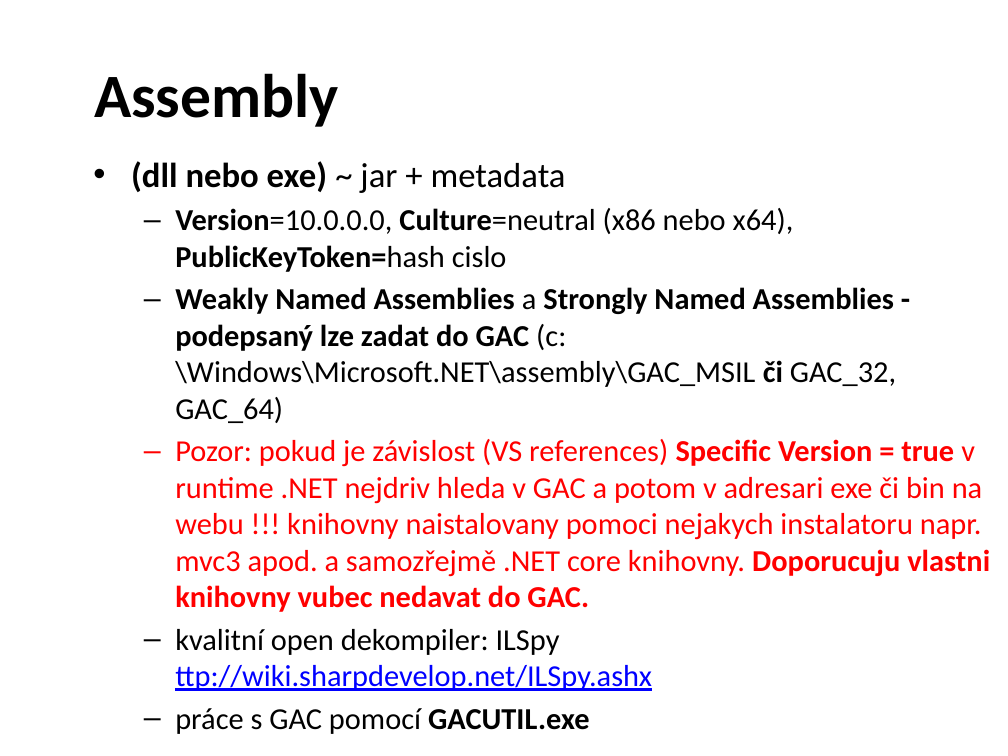
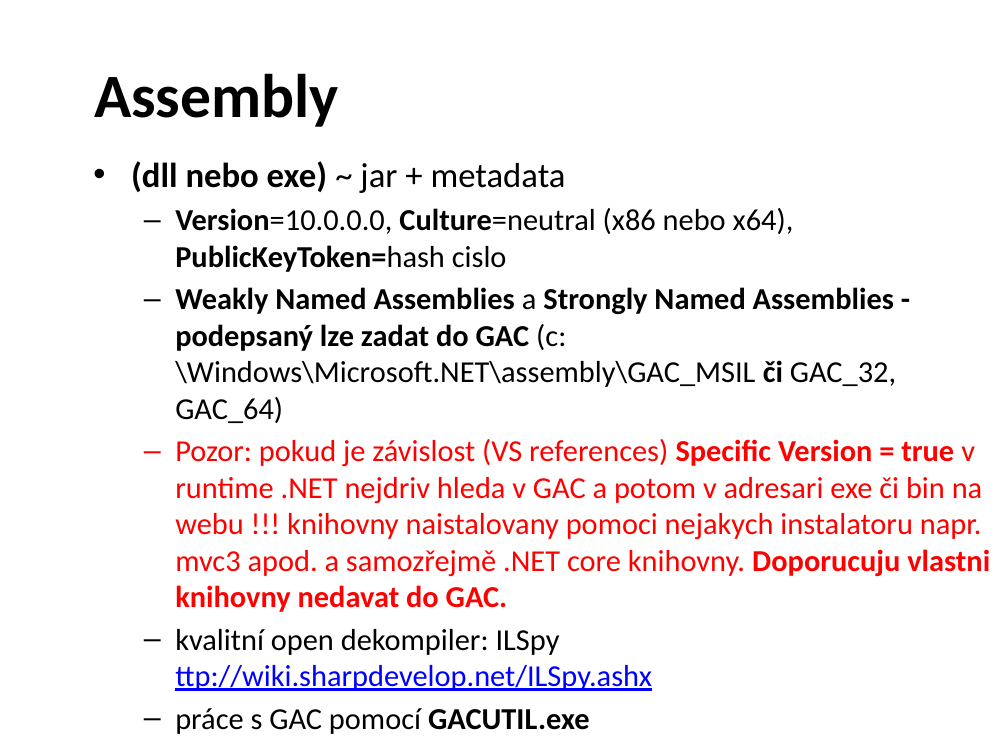
Before and after one commit to petrbalat/Skoleni-Csharp-NET, a slide deck: slide 4 of prezentace.pptx. Drawn at 1008x756 pixels with LibreOffice and Linux fonts; fonts in the diff are those of the drawing; background and template pictures are left out. Boxes give left, top, right and bottom in pixels: in the first picture for what was removed or moved away, otherwise in the second. Text is boxed around its words. In the diff, an @@ line names an element or a change of style, - is before the commit and + after.

```diff
--- a/prezentace.pptx
+++ b/prezentace.pptx
@@ text at box(175, 439, 990, 612): text changed @@
-  – Pozor: pokud je závislost (VS references) Specific Version = true v runtime .NET nejdriv hleda v GAC a potom v adresari exe či bin na webu !!! knihovny naistalovany pomoci nejakych instalatoru napr. mvc3 apod. a samozřejmě .NET core knihovny. Doporucuju vlastni knihovny vubec nedavat do GAC.
+  – Pozor: pokud je závislost (VS references) Specific Version = true v runtime .NET nejdriv hleda v GAC a potom v adresari exe či bin na webu !!! knihovny naistalovany pomoci nejakych instalatoru napr. mvc3 apod. a samozřejmě .NET core knihovny. Doporucuju vlastni knihovny nedavat do GAC.
```
Also in this commit, not shown: 1 other slide changed, 5 slides added, 1 other file.
